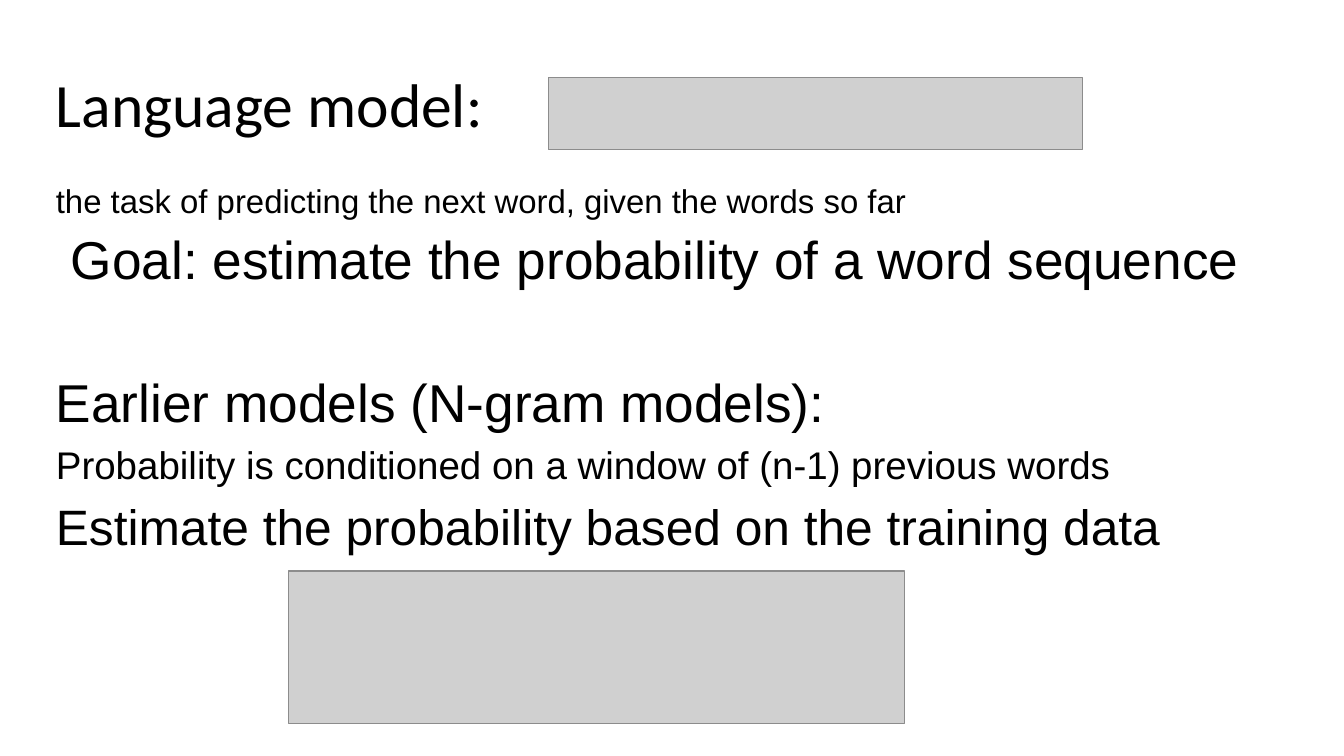
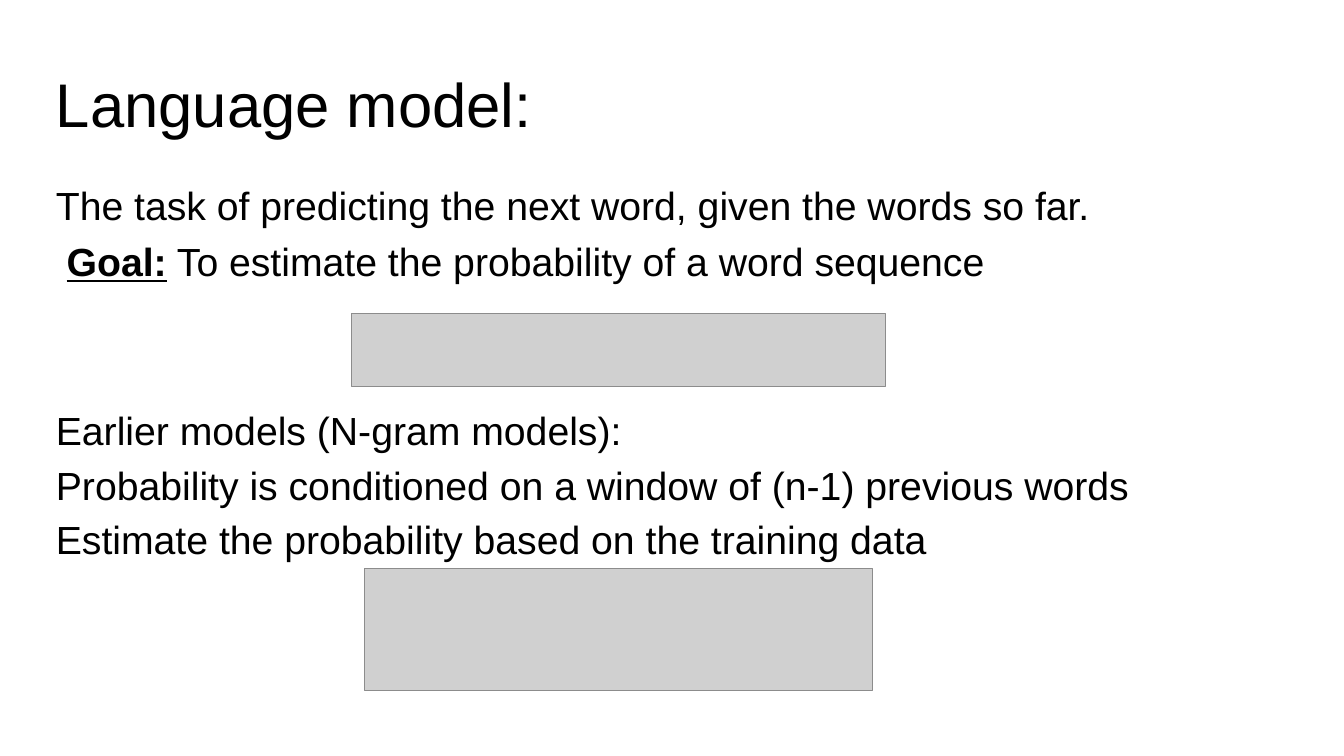
Before and after one commit to DSAISummerCamp/dscamp_public, a slide deck: slide 7 of NLP 2/nlp2.pptx. Drawn at 1344x756 pixels with LibreOffice and Linux fonts; fonts in the diff are those of the drawing; grey boxes stand for pictures. Boxes give left, top, right and bottom in pixels: in the first picture for what was removed or moved away, otherwise in the second. Text is boxed around its words. In the diff, an @@ line names an element or a change of style, - is before the commit and + after.

```diff
--- a/NLP 2/nlp2.pptx
+++ b/NLP 2/nlp2.pptx
@@ title "Language model:" at (56, 82, 532, 139): font Calibri to Arial @@
@@ text at (56, 191, 1089, 284): text changed; size 23.5 to 28 pt @@
-the task of predicting the next word, given the words so far
-Goal: estimate the probability of a word sequence
+The task of predicting the next word, given the words so far.
+Goal: To estimate the probability of a word sequence
@@ picture: place and size @@
-picture at (548, 78, 1083, 150)
+picture at (352, 314, 886, 386)
@@ text at (56, 416, 1128, 562): size 38 to 28 pt in "Earlier models (N-gram models):"; size 27.5 to 28 pt in "Probability is conditioned on a window of ..."; size 35.5 to 28 pt in "Estimate the probability based on the training ..." @@
@@ picture: place and size @@
-picture at (289, 571, 904, 723)
+picture at (365, 569, 872, 691)
```
Also in this commit, not shown: 14 other slides changed, 19 slides added, 5 slides removed.
